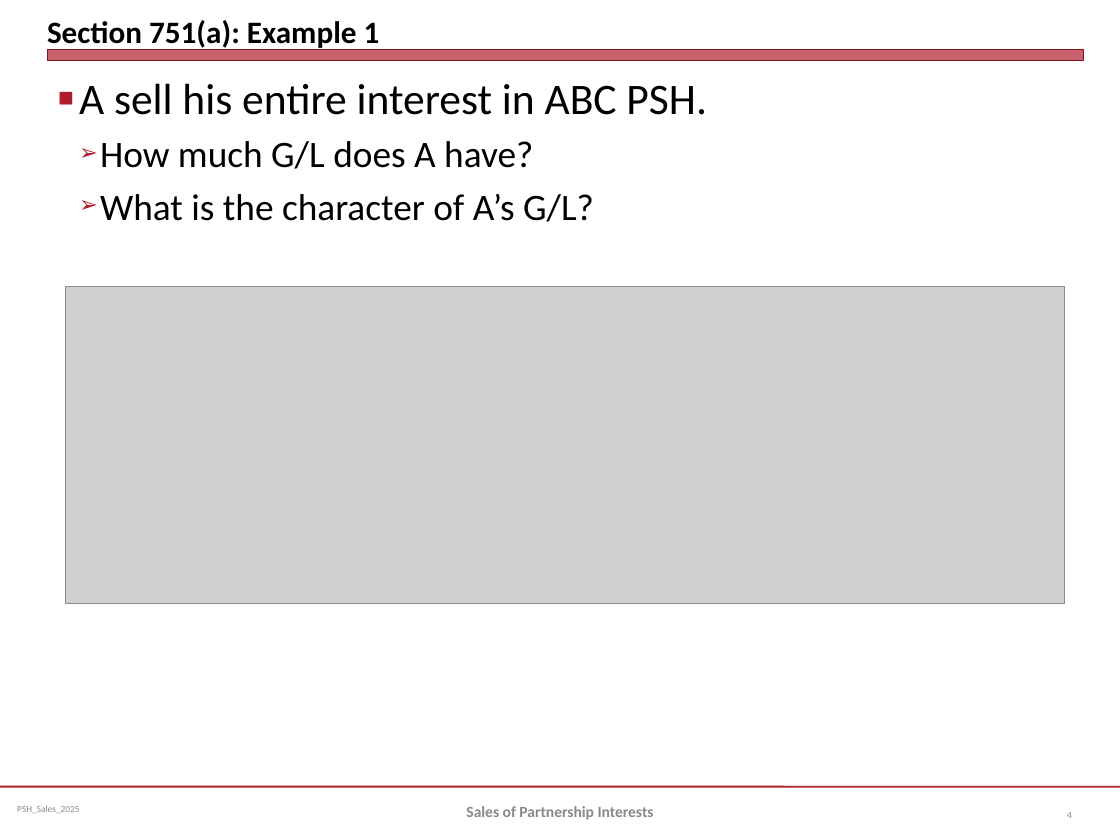
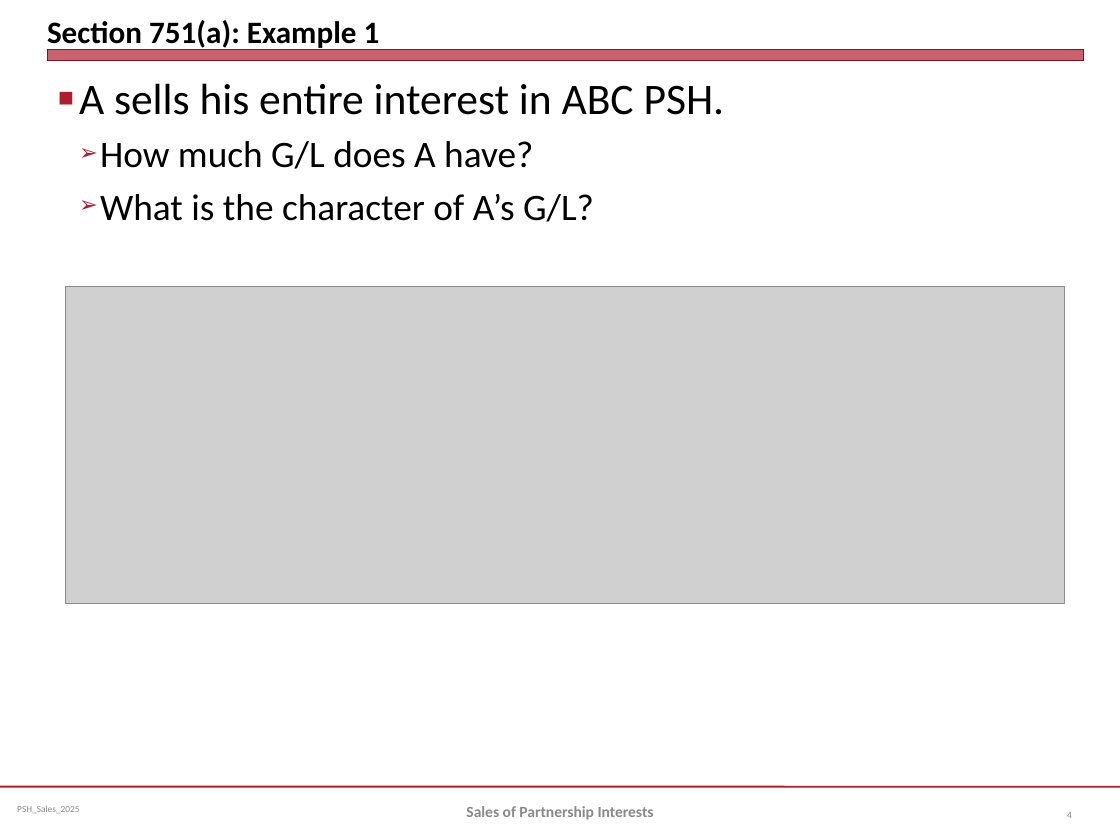
Before and after one commit to jmc877/Partnership-Tax, a slide deck: slide 4 of slides/PSH_Sales_2025.pptx. Drawn at 1120x840 pixels with LibreOffice and Linux fonts; fonts in the diff are those of the drawing; grey boxes stand for pictures. Boxes give left, top, right and bottom in pixels: in the first picture for what was removed or moved away, otherwise in the second. Text is boxed around its words. In the diff, an @@ line names an element or a change of style, - is before the commit and + after.

```diff
--- a/slides/PSH_Sales_2025.pptx
+++ b/slides/PSH_Sales_2025.pptx
@@ text at (x1=79, y1=83, x2=725, y2=115): text changed @@
-■ A sell his entire interest in ABC PSH.
+■ A sells his entire interest in ABC PSH.
```
